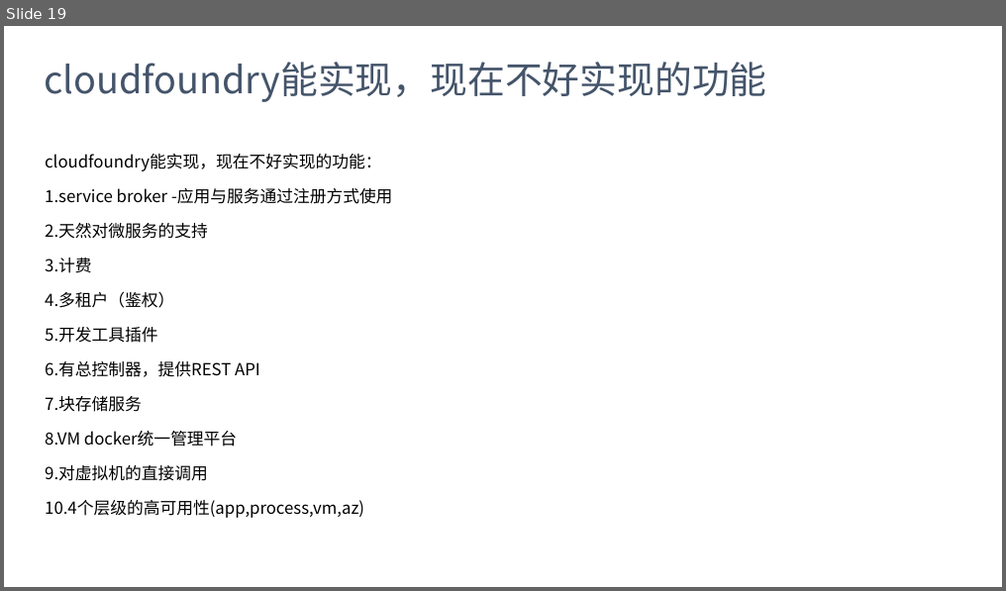
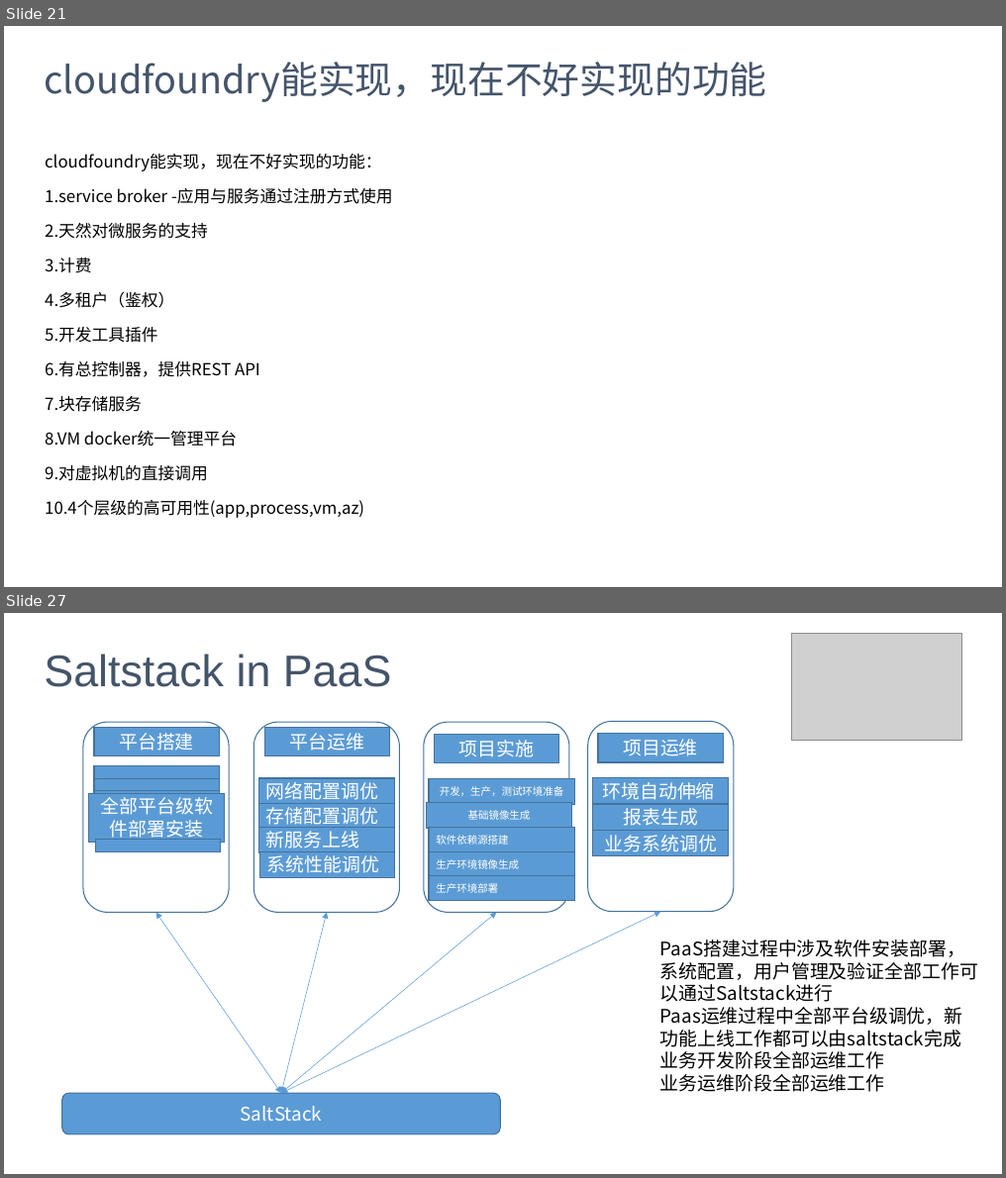
Before and after one commit to barrett-li/document, a slide deck: docker/docker_Paas方案V101.pptx. Shown one above the other, each under a label of ours: slide 19 before the commit, slides 21 and 27 after it; the slides between them are not shown. The pictures are 1006x591 and 1006x1178 pixels, drawn with LibreOffice and Linux fonts; fonts in the diff are those of the drawing; grey boxes stand for pictures. Boxes give left, top, right and bottom in pixels: in the first picture for what was removed or moved away, otherwise in the second. Text is boxed around its words. In the diff, an @@ line names an element or a change of style, - is before the commit and + after.

```diff
--- a/docker/docker_Paas方案V101.pptx
+++ b/docker/docker_Paas方案V101.pptx
@@ slide 27 added at <box>4,613,1002,1174</box>, background #FFFFFF @@
@@ picture added at <box>792,633,962,741</box> @@
@@ title added at <box>44,654,392,687</box>, 42.7 pt, text #44546A @@
+Saltstack in PaaS
@@ rounded rectangle added at <box>83,722,230,912</box>, outline #43739E 1 pt @@
@@ rectangle added at <box>94,727,219,756</box>, fill #5B9BD5, outline #43739E 1 pt, 18 pt, text #FFFFFF @@
+平台搭建
@@ rounded rectangle added at <box>254,722,400,912</box>, outline #43739E 1 pt @@
@@ rectangle added at <box>264,727,389,756</box>, fill #5B9BD5, outline #43739E 1 pt, 18 pt, text #FFFFFF @@
+平台运维
@@ rounded rectangle added at <box>424,722,570,912</box>, outline #43739E 1 pt @@
@@ rounded rectangle added at <box>588,722,734,912</box>, outline #43739E 1 pt @@
@@ rectangle added at <box>434,735,558,763</box>, fill #5B9BD5, outline #43739E 1 pt, 18 pt, text #FFFFFF @@
+项目实施
@@ rectangle added at <box>598,734,724,762</box>, fill #5B9BD5, outline #43739E 1 pt, 18 pt, text #FFFFFF @@
+项目运维
@@ rectangle added at <box>94,766,219,779</box>, fill #5B9BD5, outline #43739E 1 pt @@
@@ rectangle added at <box>94,778,219,791</box>, fill #5B9BD5, outline #43739E 1 pt @@
@@ rectangle added at <box>259,778,395,805</box>, fill #5B9BD5, outline #43739E 1 pt, 18 pt, text #FFFFFF @@
+网络配置调优
@@ rectangle added at <box>429,779,574,805</box>, fill #5B9BD5, outline #43739E 1 pt, 10 pt, text #FFFFFF @@
+开发，生产，测试环境准备
@@ rectangle added at <box>593,778,729,804</box>, fill #5B9BD5, outline #43739E 1 pt, 18 pt, text #FFFFFF @@
+环境自动伸缩
@@ rectangle added at <box>89,793,225,842</box>, fill #5B9BD5, outline #43739E 1 pt, 18 pt, text #FFFFFF @@
+全部平台级软件部署安装
@@ rectangle added at <box>94,791,219,804</box>, fill #5B9BD5, outline #43739E 1 pt @@
@@ rectangle added at <box>259,803,395,830</box>, fill #5B9BD5, outline #43739E 1 pt, 18 pt, text #FFFFFF @@
+存储配置调优
@@ rectangle added at <box>426,803,572,829</box>, fill #5B9BD5, outline #43739E 1 pt, 10 pt, text #FFFFFF @@
+基础镜像生成
@@ rectangle added at <box>593,805,729,830</box>, fill #5B9BD5, outline #43739E 1 pt, 18 pt, text #FFFFFF @@
+报表生成
@@ rectangle added at <box>95,840,221,853</box>, fill #5B9BD5, outline #43739E 1 pt @@
@@ rectangle added at <box>259,827,395,854</box>, fill #5B9BD5, outline #43739E 1 pt, 18 pt, text #FFFFFF @@
+新服务上线
@@ rectangle added at <box>429,828,574,854</box>, fill #5B9BD5, outline #43739E 1 pt, 10 pt, text #FFFFFF @@
+软件依赖源搭建
@@ rectangle added at <box>593,831,729,857</box>, fill #5B9BD5, outline #43739E 1 pt, 18 pt, text #FFFFFF @@
+业务系统调优
@@ rectangle added at <box>260,852,395,878</box>, fill #5B9BD5, outline #43739E 1 pt, 18 pt, text #FFFFFF @@
+系统性能调优
@@ rectangle added at <box>429,853,574,878</box>, fill #5B9BD5, outline #43739E 1 pt, 10 pt, text #FFFFFF @@
+生产环境镜像生成
@@ rectangle added at <box>429,875,574,901</box>, fill #5B9BD5, outline #43739E 1 pt, 10 pt, text #FFFFFF @@
+生产环境部署
@@ double arrow added from (281, 1093) to (156, 912), #5B9BD5 0.5 pt @@
@@ double arrow added from (281, 1093) to (327, 912), #5B9BD5 0.5 pt @@
@@ double arrow added from (497, 912) to (281, 1093), #5B9BD5 0.5 pt @@
@@ double arrow added from (660, 912) to (281, 1093), #5B9BD5 0.5 pt @@
@@ text added at <box>660,940,978,1092</box>, 18 pt, text #000000 @@
+PaaS搭建过程中涉及软件安装部署，系统配置，用户管理及验证全部工作可以通过Saltstack进行
+Paas运维过程中全部平台级调优，新功能上线工作都可以由saltstack完成
+业务开发阶段全部运维工作
+业务运维阶段全部运维工作
@@ rounded rectangle added at <box>62,1093,500,1135</box>, fill #5B9BD5, outline #43739E 1 pt, 18 pt, text #FFFFFF @@
+SaltStack
@@ what was slide 19 is now slide 21 @@
```
Also in this commit, not shown: 3 slides changed, 12 other slides added, 3 other files.
